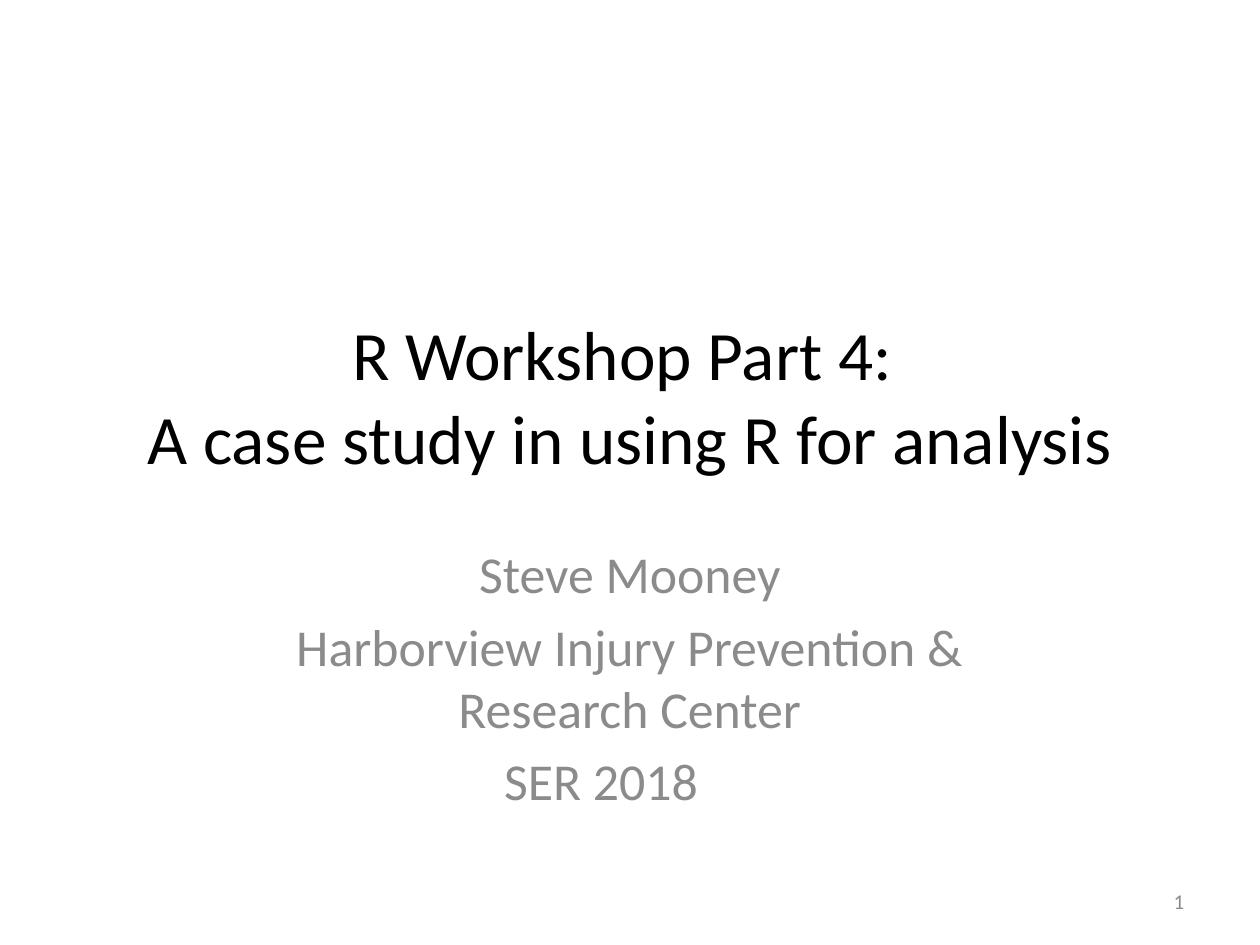
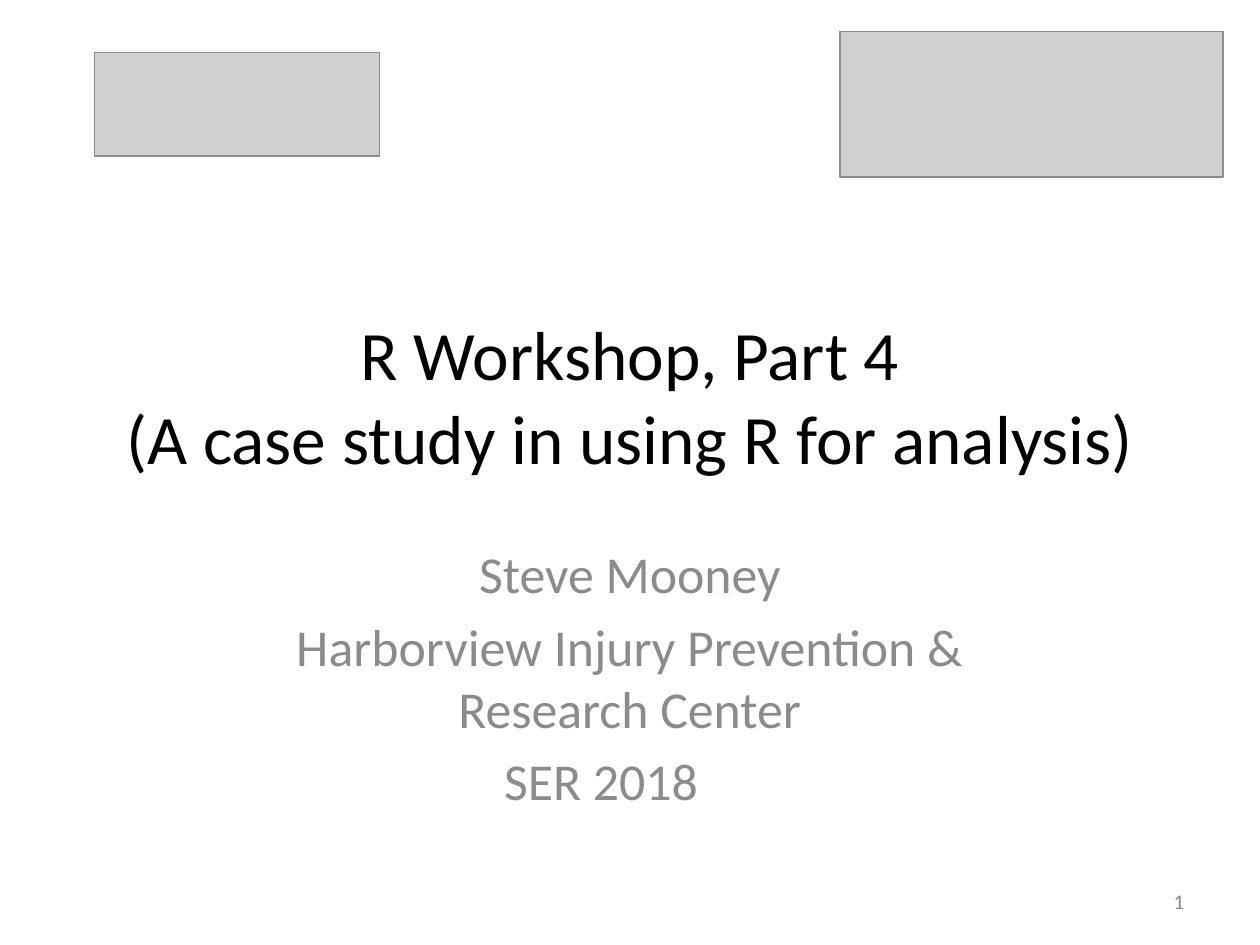
Before and after one commit to smooney27/RWorkshopSER2018, a slide deck: slide 1 of RWorkshopPart4-CaseStudy.pptx. Drawn at 1260x945 pixels with LibreOffice and Linux fonts; fonts in the diff are those of the drawing; grey boxes stand for pictures. Boxes give left, top, right and bottom in pixels: in the first picture for what was removed or moved away, otherwise in the second. Text is boxed around its words. In the diff, an @@ line names an element or a change of style, - is before the commit and + after.

```diff
--- a/RWorkshopPart4-CaseStudy.pptx
+++ b/RWorkshopPart4-CaseStudy.pptx
@@ picture added at <box>94,53,379,156</box> @@
@@ picture added at <box>840,32,1223,178</box> @@
@@ title at <box>126,332,1132,476</box>: text changed @@
-R Workshop Part 4:
-A case study in using R for analysis
+R Workshop, Part 4
+(A case study in using R for analysis)
```
Also in this commit, not shown: 6 other files.
